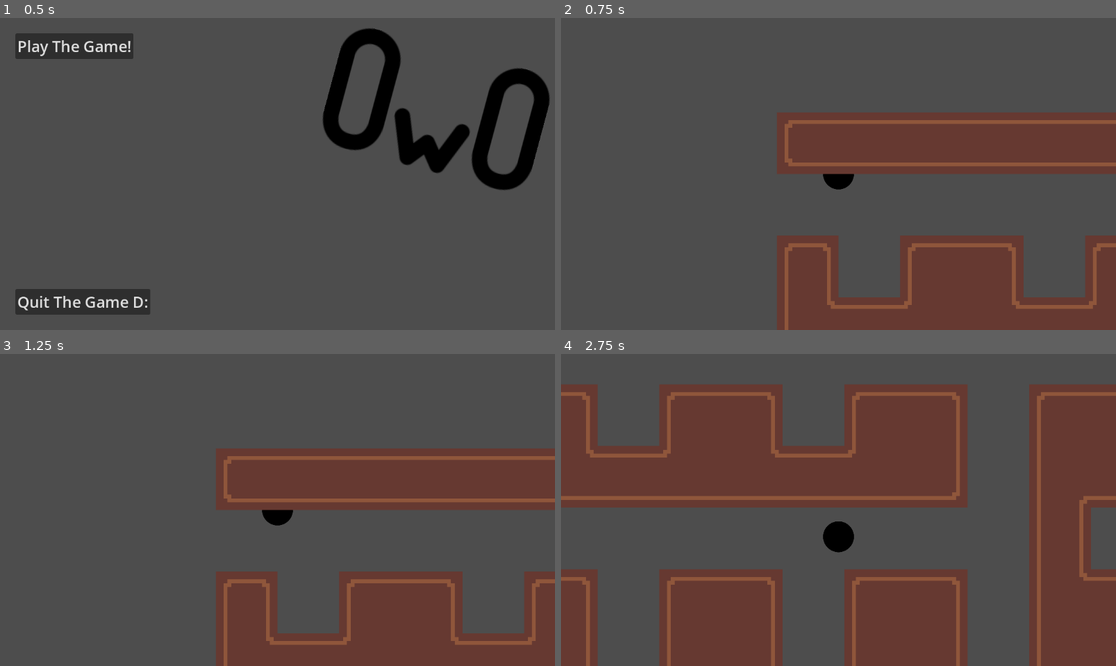
Above: before the commit, frames 1-4 (two rows, left to right).
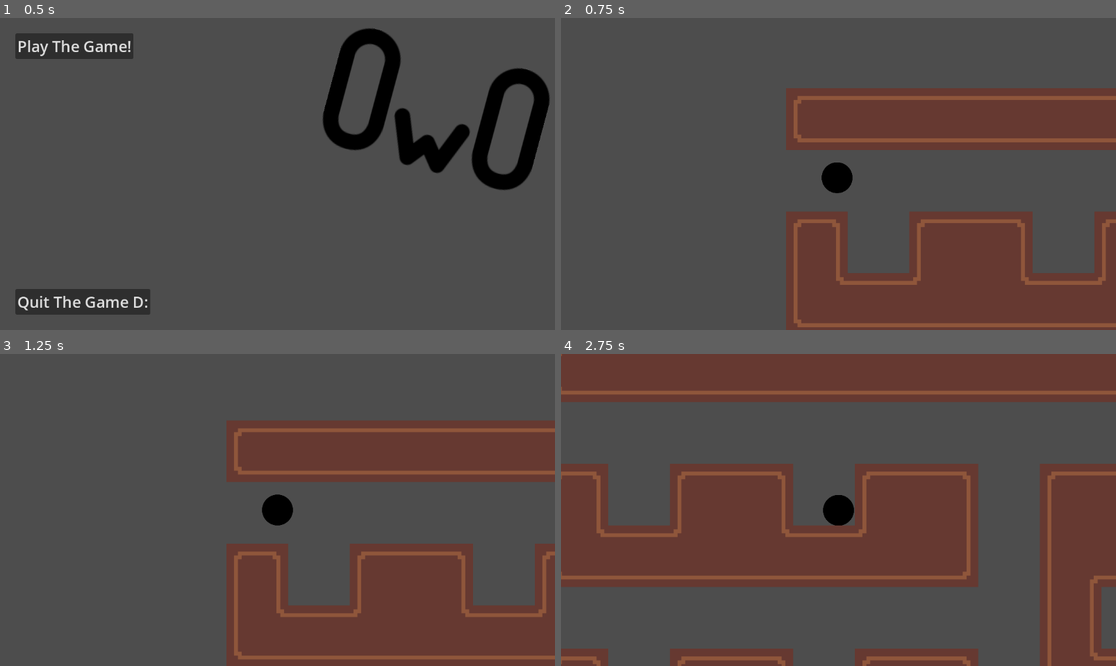
Above: after the commit, the same moments.

Repository: Omay238/gooberts-spoopy-world
Game: Godot game, scene res://scenes/menu.tscn
Same seed, same stepped clock (60 frames per second), same inputs: the game is played once before the commit and once after it.
Inputs:
- Up to frame 1 (0.5 s): no input
- Up to frame 2 (0.75 s): click "Play The Game!" at 0.5 s
- Up to frame 3 (1.25 s): no input
- Up to frame 4 (2.75 s): tap Enter at 1.25 s; hold D (move_right) 1.28-2.03 s; tap Alt at 1.35 s; hold S (move_down) from 2.03 s (still down); tap Shift at 2.1 s

Frame 1 is identical in both runs. In frame 2, 19% of the frame differs, in the area x 38-100%, y 22-100%; in frame 3, 21%; in frame 4, 62%, in the area x 0-100%, y 0-100%.

Commit message:
fix the collisions

Diff:
--- a/scenes/main.tscn
+++ b/scenes/main.tscn
@@ -10,26 +10,31 @@
 0:0/0 = 0
 0:0/0/terrain_set = 0
 0:0/0/terrain = 0
+0:0/0/physics_layer_0/polygon_0/points = PackedVector2Array(-64, -64, 64, -64, 64, 64, -64, 64)
 0:0/0/terrains_peering_bit/bottom_side = 0
 1:0/0 = 0
 1:0/0/terrain_set = 0
 1:0/0/terrain = 0
+1:0/0/physics_layer_0/polygon_0/points = PackedVector2Array(-64, -64, 64, -64, 64, 64, -64, 64)
 1:0/0/terrains_peering_bit/right_side = 0
 1:0/0/terrains_peering_bit/bottom_side = 0
 2:0/0 = 0
 2:0/0/terrain_set = 0
 2:0/0/terrain = 0
+2:0/0/physics_layer_0/polygon_0/points = PackedVector2Array(-64, -64, 64, -64, 64, 64, -64, 64)
 2:0/0/terrains_peering_bit/right_side = 0
 2:0/0/terrains_peering_bit/bottom_side = 0
 2:0/0/terrains_peering_bit/left_side = 0
 3:0/0 = 0
 3:0/0/terrain_set = 0
 3:0/0/terrain = 0
+3:0/0/physics_layer_0/polygon_0/points = PackedVector2Array(-64, -64, 64, -64, 64, 64, -64, 64)
 3:0/0/terrains_peering_bit/bottom_side = 0
 3:0/0/terrains_peering_bit/left_side = 0
 4:0/0 = 0
 4:0/0/terrain_set = 0
 4:0/0/terrain = 0
+4:0/0/physics_layer_0/polygon_0/points = PackedVector2Array(-64, -64, 64, -64, 64, 64, -64, 64)
 4:0/0/terrains_peering_bit/right_side = 0
 4:0/0/terrains_peering_bit/bottom_side = 0
 4:0/0/terrains_peering_bit/left_side = 0
@@ -38,6 +43,7 @@
 5:0/0 = 0
 5:0/0/terrain_set = 0
 5:0/0/terrain = 0
+5:0/0/physics_layer_0/polygon_0/points = PackedVector2Array(-64, -64, 64, -64, 64, 64, -64, 64)
 5:0/0/terrains_peering_bit/right_side = 0
 5:0/0/terrains_peering_bit/bottom_right_corner = 0
 5:0/0/terrains_peering_bit/bottom_side = 0
@@ -45,6 +51,7 @@
 6:0/0 = 0
 6:0/0/terrain_set = 0
 6:0/0/terrain = 0
+6:0/0/physics_layer_0/polygon_0/points = PackedVector2Array(-64, -64, 64, -64, 64, 64, -64, 64)
 6:0/0/terrains_peering_bit/right_side = 0
 6:0/0/terrains_peering_bit/bottom_side = 0
 6:0/0/terrains_peering_bit/bottom_left_corner = 0
@@ -52,6 +59,7 @@
 7:0/0 = 0
 7:0/0/terrain_set = 0
 7:0/0/terrain = 0
+7:0/0/physics_layer_0/polygon_0/points = PackedVector2Array(-64, -64, 64, -64, 64, 64, -64, 64)
 7:0/0/terrains_peering_bit/right_side = 0
 7:0/0/terrains_peering_bit/bottom_side = 0
 7:0/0/terrains_peering_bit/left_side = 0
@@ -60,12 +68,14 @@
 8:0/0 = 0
 8:0/0/terrain_set = 0
 8:0/0/terrain = 0
+8:0/0/physics_layer_0/polygon_0/points = PackedVector2Array(-64, -64, 64, -64, 64, 64, -64, 64)
 8:0/0/terrains_peering_bit/right_side = 0
 8:0/0/terrains_peering_bit/bottom_right_corner = 0
 8:0/0/terrains_peering_bit/bottom_side = 0
 9:0/0 = 0
 9:0/0/terrain_set = 0
 9:0/0/terrain = 0
+9:0/0/physics_layer_0/polygon_0/points = PackedVector2Array(-64, -64, 64, -64, 64, 64, -64, 64)
 9:0/0/terrains_peering_bit/right_side = 0
 9:0/0/terrains_peering_bit/bottom_right_corner = 0
 9:0/0/terrains_peering_bit/bottom_side = 0
@@ -75,6 +85,7 @@
 10:0/0 = 0
 10:0/0/terrain_set = 0
 10:0/0/terrain = 0
+10:0/0/physics_layer_0/polygon_0/points = PackedVector2Array(-64, -64, 64, -64, 64, 64, -64, 64)
 10:0/0/terrains_peering_bit/right_side = 0
 10:0/0/terrains_peering_bit/bottom_right_corner = 0
 10:0/0/terrains_peering_bit/bottom_side = 0
@@ -83,23 +94,27 @@
 11:0/0 = 0
 11:0/0/terrain_set = 0
 11:0/0/terrain = 0
+11:0/0/physics_layer_0/polygon_0/points = PackedVector2Array(-64, -64, 64, -64, 64, 64, -64, 64)
 11:0/0/terrains_peering_bit/bottom_side = 0
 11:0/0/terrains_peering_bit/bottom_left_corner = 0
 11:0/0/terrains_peering_bit/left_side = 0
 0:1/0 = 0
 0:1/0/terrain_set = 0
 0:1/0/terrain = 0
+0:1/0/physics_layer_0/polygon_0/points = PackedVector2Array(-64, -64, 64, -64, 64, 64, -64, 64)
 0:1/0/terrains_peering_bit/bottom_side = 0
 0:1/0/terrains_peering_bit/top_side = 0
 1:1/0 = 0
 1:1/0/terrain_set = 0
 1:1/0/terrain = 0
+1:1/0/physics_layer_0/polygon_0/points = PackedVector2Array(-64, -64, 64, -64, 64, 64, -64, 64)
 1:1/0/terrains_peering_bit/right_side = 0
 1:1/0/terrains_peering_bit/bottom_side = 0
 1:1/0/terrains_peering_bit/top_side = 0
 2:1/0 = 0
 2:1/0/terrain_set = 0
 2:1/0/terrain = 0
+2:1/0/physics_layer_0/polygon_0/points = PackedVector2Array(-64, -64, 64, -64, 64, 64, -64, 64)
 2:1/0/terrains_peering_bit/right_side = 0
 2:1/0/terrains_peering_bit/bottom_side = 0
 2:1/0/terrains_peering_bit/left_side = 0
@@ -107,12 +122,14 @@
 3:1/0 = 0
 3:1/0/terrain_set = 0
 3:1/0/terrain = 0
+3:1/0/physics_layer_0/polygon_0/points = PackedVector2Array(-64, -64, 64, -64, 64, 64, -64, 64)
 3:1/0/terrains_peering_bit/bottom_side = 0
 3:1/0/terrains_peering_bit/left_side = 0
 3:1/0/terrains_peering_bit/top_side = 0
 4:1/0 = 0
 4:1/0/terrain_set = 0
 4:1/0/terrain = 0
+4:1/0/physics_layer_0/polygon_0/points = PackedVector2Array(-64, -64, 64, -64, 64, 64, -64, 64)
 4:1/0/terrains_peering_bit/right_side = 0
 4:1/0/terrains_peering_bit/bottom_right_corner = 0
 4:1/0/terrains_peering_bit/bottom_side = 0
@@ -120,6 +137,7 @@
 5:1/0 = 0
 5:1/0/terrain_set = 0
 5:1/0/terrain = 0
+5:1/0/physics_layer_0/polygon_0/points = PackedVector2Array(-64, -64, 64, -64, 64, 64, -64, 64)
 5:1/0/terrains_peering_bit/right_side = 0
 5:1/0/terrains_peering_bit/bottom_right_corner = 0
 5:1/0/terrains_peering_bit/bottom_side = 0
@@ -130,6 +148,7 @@
 6:1/0 = 0
 6:1/0/terrain_set = 0
 6:1/0/terrain = 0
+6:1/0/physics_layer_0/polygon_0/points = PackedVector2Array(-64, -64, 64, -64, 64, 64, -64, 64)
 6:1/0/terrains_peering_bit/right_side = 0
 6:1/0/terrains_peering_bit/bottom_right_corner = 0
 6:1/0/terrains_peering_bit/bottom_side = 0
@@ -140,6 +159,7 @@
 7:1/0 = 0
 7:1/0/terrain_set = 0
 7:1/0/terrain = 0
+7:1/0/physics_layer_0/polygon_0/points = PackedVector2Array(-64, -64, 64, -64, 64, 64, -64, 64)
 7:1/0/terrains_peering_bit/bottom_side = 0
 7:1/0/terrains_peering_bit/bottom_left_corner = 0
 7:1/0/terrains_peering_bit/left_side = 0
@@ -147,6 +167,7 @@
 8:1/0 = 0
 8:1/0/terrain_set = 0
 8:1/0/terrain = 0
+8:1/0/physics_layer_0/polygon_0/points = PackedVector2Array(-64, -64, 64, -64, 64, 64, -64, 64)
 8:1/0/terrains_peering_bit/right_side = 0
 8:1/0/terrains_peering_bit/bottom_right_corner = 0
 8:1/0/terrains_peering_bit/bottom_side = 0
@@ -154,7 +175,7 @@
 8:1/0/terrains_peering_bit/top_right_corner = 0
 9:1/0 = 0
 9:1/0/terrain_set = 0
-9:1/0/terrain = 0
+9:1/0/physics_layer_0/polygon_0/points = PackedVector2Array(-64, -64, 64, -64, 64, 64, -64, 64)
 9:1/0/terrains_peering_bit/right_side = 0
 9:1/0/terrains_peering_bit/bottom_side = 0
 9:1/0/terrains_peering_bit/bottom_left_corner = 0
@@ -164,6 +185,7 @@
 11:1/0 = 0
 11:1/0/terrain_set = 0
 11:1/0/terrain = 0
+11:1/0/physics_layer_0/polygon_0/points = PackedVector2Array(-64, -64, 64, -64, 64, 64, -64, 64)
 11:1/0/terrains_peering_bit/right_side = 0
 11:1/0/terrains_peering_bit/bottom_side = 0
 11:1/0/terrains_peering_bit/bottom_left_corner = 0
@@ -173,26 +195,31 @@
 0:2/0 = 0
 0:2/0/terrain_set = 0
 0:2/0/terrain = 0
+0:2/0/physics_layer_0/polygon_0/points = PackedVector2Array(-64, -64, 64, -64, 64, 64, -64, 64)
 0:2/0/terrains_peering_bit/top_side = 0
 1:2/0 = 0
 1:2/0/terrain_set = 0
 1:2/0/terrain = 0
+1:2/0/physics_layer_0/polygon_0/points = PackedVector2Array(-64, -64, 64, -64, 64, 64, -64, 64)
 1:2/0/terrains_peering_bit/right_side = 0
 1:2/0/terrains_peering_bit/top_side = 0
 2:2/0 = 0
 2:2/0/terrain_set = 0
 2:2/0/terrain = 0
+2:2/0/physics_layer_0/polygon_0/points = PackedVector2Array(-64, -64, 64, -64, 64, 64, -64, 64)
 2:2/0/terrains_peering_bit/right_side = 0
 2:2/0/terrains_peering_bit/left_side = 0
 2:2/0/terrains_peering_bit/top_side = 0
 3:2/0 = 0
 3:2/0/terrain_set = 0
 3:2/0/terrain = 0
+3:2/0/physics_layer_0/polygon_0/points = PackedVector2Array(-64, -64, 64, -64, 64, 64, -64, 64)
 3:2/0/terrains_peering_bit/left_side = 0
 3:2/0/terrains_peering_bit/top_side = 0
 4:2/0 = 0
 4:2/0/terrain_set = 0
 4:2/0/terrain = 0
+4:2/0/physics_layer_0/polygon_0/points = PackedVector2Array(-64, -64, 64, -64, 64, 64, -64, 64)
 4:2/0/terrains_peering_bit/right_side = 0
 4:2/0/terrains_peering_bit/bottom_side = 0
 4:2/0/terrains_peering_bit/top_side = 0
@@ -200,6 +227,7 @@
 5:2/0 = 0
 5:2/0/terrain_set = 0
 5:2/0/terrain = 0
+5:2/0/physics_layer_0/polygon_0/points = PackedVector2Array(-64, -64, 64, -64, 64, 64, -64, 64)
 5:2/0/terrains_peering_bit/right_side = 0
 5:2/0/terrains_peering_bit/bottom_right_corner = 0
 5:2/0/terrains_peering_bit/bottom_side = 0
@@ -210,6 +238,7 @@
 6:2/0 = 0
 6:2/0/terrain_set = 0
 6:2/0/terrain = 0
+6:2/0/physics_layer_0/polygon_0/points = PackedVector2Array(-64, -64, 64, -64, 64, 64, -64, 64)
 6:2/0/terrains_peering_bit/right_side = 0
 6:2/0/terrains_peering_bit/bottom_side = 0
 6:2/0/terrains_peering_bit/bottom_left_corner = 0
@@ -220,6 +249,7 @@
 7:2/0 = 0
 7:2/0/terrain_set = 0
 7:2/0/terrain = 0
+7:2/0/physics_layer_0/polygon_0/points = PackedVector2Array(-64, -64, 64, -64, 64, 64, -64, 64)
 7:2/0/terrains_peering_bit/bottom_side = 0
 7:2/0/terrains_peering_bit/left_side = 0
 7:2/0/terrains_peering_bit/top_left_corner = 0
@@ -227,6 +257,7 @@
 8:2/0 = 0
 8:2/0/terrain_set = 0
 8:2/0/terrain = 0
+8:2/0/physics_layer_0/polygon_0/points = PackedVector2Array(-64, -64, 64, -64, 64, 64, -64, 64)
 8:2/0/terrains_peering_bit/right_side = 0
 8:2/0/terrains_peering_bit/bottom_right_corner = 0
 8:2/0/terrains_peering_bit/bottom_side = 0
@@ -236,17 +267,18 @@
 9:2/0 = 0
 9:2/0/terrain_set = 0
 9:2/0/terrain = 0
+9:2/0/physics_layer_0/polygon_0/points = PackedVector2Array(-64, -64, 64, -64, 64, 64, -64, 64)
 9:2/0/terrains_peering_bit/right_side = 0
 9:2/0/terrains_peering_bit/bottom_right_corner = 0
 9:2/0/terrains_peering_bit/bottom_side = 0
 9:2/0/terrains_peering_bit/bottom_left_corner = 0
 9:2/0/terrains_peering_bit/left_side = 0
 9:2/0/terrains_peering_bit/top_left_corner = 0
-9:2/0/terrains_peering_bit/top_side = 0
 9:2/0/terrains_peering_bit/top_right_corner = 0
 10:2/0 = 0
 10:2/0/terrain_set = 0
 10:2/0/terrain = 0
+10:2/0/physics_layer_0/polygon_0/points = PackedVector2Array(-64, -64, 64, -64, 64, 64, -64, 64)
 10:2/0/terrains_peering_bit/right_side = 0
 10:2/0/terrains_peering_bit/bottom_right_corner = 0
 10:2/0/terrains_peering_bit/bottom_side = 0
@@ -256,6 +288,7 @@
 11:2/0 = 0
 11:2/0/terrain_set = 0
 11:2/0/terrain = 0
+11:2/0/physics_layer_0/polygon_0/points = PackedVector2Array(-64, -64, 64, -64, 64, 64, -64, 64)
 11:2/0/terrains_peering_bit/bottom_side = 0
 11:2/0/terrains_peering_bit/bottom_left_corner = 0
 11:2/0/terrains_peering_bit/left_side = 0
@@ -264,22 +297,27 @@
 0:3/0 = 0
 0:3/0/terrain_set = 0
 0:3/0/terrain = 0
+0:3/0/physics_layer_0/polygon_0/points = PackedVector2Array(-64, -64, 64, -64, 64, 64, -64, 64)
 1:3/0 = 0
 1:3/0/terrain_set = 0
 1:3/0/terrain = 0
+1:3/0/physics_layer_0/polygon_0/points = PackedVector2Array(-64, -64, 64, -64, 64, 64, -64, 64)
 1:3/0/terrains_peering_bit/right_side = 0
 2:3/0 = 0
 2:3/0/terrain_set = 0
 2:3/0/terrain = 0
+2:3/0/physics_layer_0/polygon_0/points = PackedVector2Array(-64, -64, 64, -64, 64, 64, -64, 64)
 2:3/0/terrains_peering_bit/right_side = 0
 2:3/0/terrains_peering_bit/left_side = 0
 3:3/0 = 0
 3:3/0/terrain_set = 0
 3:3/0/terrain = 0
+3:3/0/physics_layer_0/polygon_0/points = PackedVector2Array(-64, -64, 64, -64, 64, 64, -64, 64)
 3:3/0/terrains_peering_bit/left_side = 0
 4:3/0 = 0
 4:3/0/terrain_set = 0
 4:3/0/terrain = 0
+4:3/0/physics_layer_0/polygon_0/points = PackedVector2Array(-64, -64, 64, -64, 64, 64, -64, 64)
 4:3/0/terrains_peering_bit/right_side = 0
 4:3/0/terrains_peering_bit/bottom_side = 0
 4:3/0/terrains_peering_bit/bottom_left_corner = 0
@@ -288,6 +326,7 @@
 5:3/0 = 0
 5:3/0/terrain_set = 0
 5:3/0/terrain = 0
+5:3/0/physics_layer_0/polygon_0/points = PackedVector2Array(-64, -64, 64, -64, 64, 64, -64, 64)
 5:3/0/terrains_peering_bit/right_side = 0
 5:3/0/terrains_peering_bit/left_side = 0
 5:3/0/terrains_peering_bit/top_side = 0
@@ -295,6 +334,7 @@
 6:3/0 = 0
 6:3/0/terrain_set = 0
 6:3/0/terrain = 0
+6:3/0/physics_layer_0/polygon_0/points = PackedVector2Array(-64, -64, 64, -64, 64, 64, -64, 64)
 6:3/0/terrains_peering_bit/right_side = 0
 6:3/0/terrains_peering_bit/left_side = 0
 6:3/0/terrains_peering_bit/top_left_corner = 0
@@ -302,6 +342,7 @@
 7:3/0 = 0
 7:3/0/terrain_set = 0
 7:3/0/terrain = 0
+7:3/0/physics_layer_0/polygon_0/points = PackedVector2Array(-64, -64, 64, -64, 64, 64, -64, 64)
 7:3/0/terrains_peering_bit/right_side = 0
 7:3/0/terrains_peering_bit/bottom_right_corner = 0
 7:3/0/terrains_peering_bit/bottom_side = 0
@@ -310,12 +351,14 @@
 8:3/0 = 0
 8:3/0/terrain_set = 0
 8:3/0/terrain = 0
+8:3/0/physics_layer_0/polygon_0/points = PackedVector2Array(-64, -64, 64, -64, 64, 64, -64, 64)
 8:3/0/terrains_peering_bit/right_side = 0
 8:3/0/terrains_peering_bit/top_side = 0
 8:3/0/terrains_peering_bit/top_right_corner = 0
 9:3/0 = 0
 9:3/0/terrain_set = 0
 9:3/0/terrain = 0
+9:3/0/physics_layer_0/polygon_0/points = PackedVector2Array(-64, -64, 64, -64, 64, 64, -64, 64)
 9:3/0/terrains_peering_bit/right_side = 0
 9:3/0/terrains_peering_bit/left_side = 0
 9:3/0/terrains_peering_bit/top_left_corner = 0
@@ -324,6 +367,7 @@
 10:3/0 = 0
 10:3/0/terrain_set = 0
 10:3/0/terrain = 0
+10:3/0/physics_layer_0/polygon_0/points = PackedVector2Array(-64, -64, 64, -64, 64, 64, -64, 64)
 10:3/0/terrains_peering_bit/right_side = 0
 10:3/0/terrains_peering_bit/bottom_side = 0
 10:3/0/terrains_peering_bit/left_side = 0
@@ -333,9 +377,12 @@
 11:3/0 = 0
 11:3/0/terrain_set = 0
 11:3/0/terrain = 0
+11:3/0/physics_layer_0/polygon_0/points = PackedVector2Array(-64, -64, 64, -64, 64, 64, -64, 64)
 11:3/0/terrains_peering_bit/left_side = 0
 11:3/0/terrains_peering_bit/top_left_corner = 0
 11:3/0/terrains_peering_bit/top_side = 0
+10:1/0 = 0
+10:1/0/terrain_set = 0
 
 [sub_resource type="TileSet" id="TileSet_jyhfs"]
 tile_size = Vector2i(128, 128)
